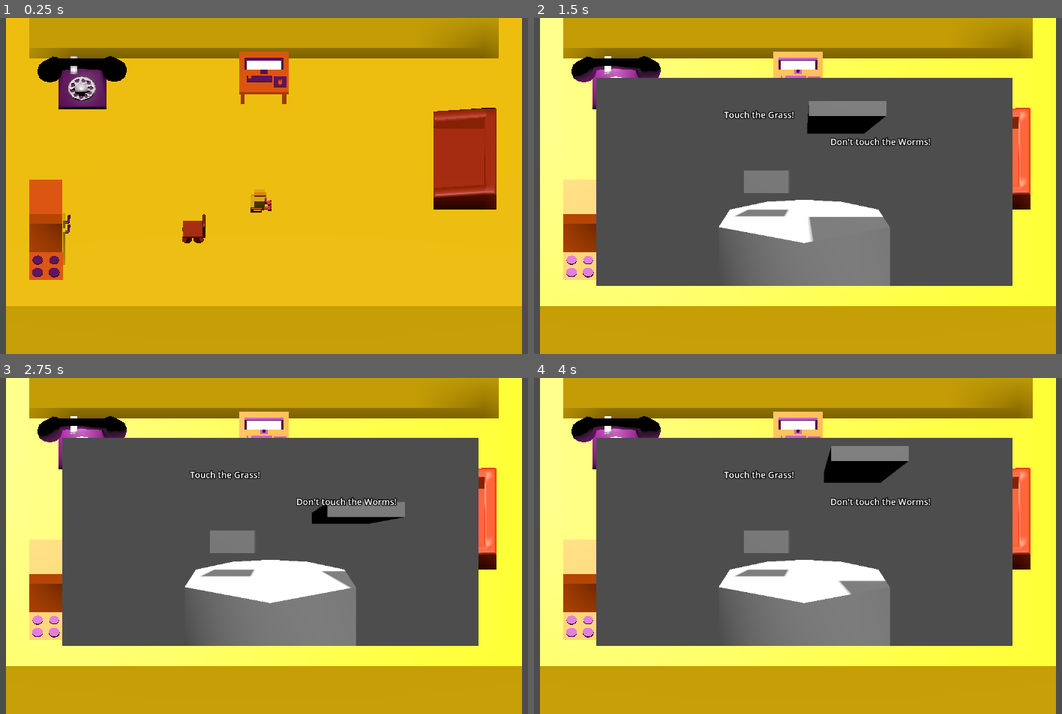
Above: before the commit, frames 1-4 (two rows, left to right).
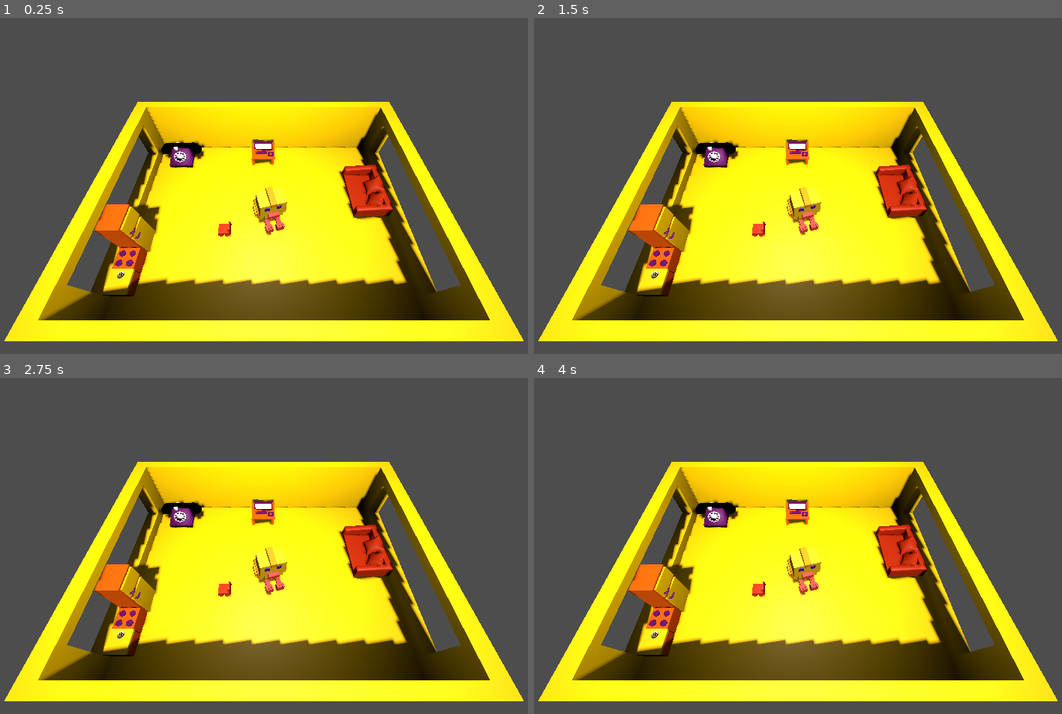
Above: after the commit, the same moments.

Repository: klaro115/MiniGameJam_July2025
Game: Godot game, scene res://RoomScene.tscn
Same seed, same stepped clock (60 frames per second), same inputs: the game is played once before the commit and once after it.
Inputs (mouse positions are in pixels of both pictures, inside the frame that each line leads up to):
- Up to frame 1 (0.25 s): no input
- Up to frame 2 (1.5 s): tap Enter at 0.5 s; move the mouse to (930, 169) at 0.52 s; hold Right (ui_right) 0.53-1.28 s; click (930, 169) at 0.67 s; move the mouse to (676, 202) at 1.27 s; hold Down (ui_down) from 1.28 s (still down)
- Up to frame 3 (2.75 s): move the mouse to (322, 472) at 2.02 s; release Down (ui_down) at 2.03 s; hold Right (ui_right) from 2.03 s (still down)
- Up to frame 4 (4 s): move the mouse to (766, 613) at 2.77 s; release Right (ui_right) at 2.78 s; hold Up (ui_up) 2.78-3.53 s; click (766, 613) at 2.92 s; move the mouse to (977, 596) at 3.52 s; hold Left (ui_left) from 3.53 s (still down)

The runs differ from the first frame. In frame 1, 95% of the frame differs, in the area x 0-100%, y 0-100%; in frame 2, 82%; in frame 3, 82%; in frame 4, 83%.

Commit message:
pillows and oranges

Diff:
--- a/RoomScene.tscn
+++ b/RoomScene.tscn
@@ -9,6 +9,9 @@
 [ext_resource type="PackedScene" uid="uid://dvx3nwqodku8m" path="res://computer.glb" id="7_rlay5"]
 [ext_resource type="PackedScene" uid="uid://km3fruu0wn1b" path="res://chair.glb" id="8_skcam"]
 [ext_resource type="PackedScene" uid="uid://1d7rinl24usx" path="res://duck.glb" id="9_x6bi2"]
+[ext_resource type="PackedScene" uid="uid://8sttfn2g4xna" path="res://pillows.glb" id="10_rlay5"]
+[ext_resource type="PackedScene" uid="uid://cqhtc5u2wsq3p" path="res://bowl.glb" id="11_skcam"]
+[ext_resource type="PackedScene" uid="uid://bkjaibrq1o6qc" path="res://oranges.glb" id="12_nqcf4"]
 
 [sub_resource type="SphereShape3D" id="SphereShape3D_8kvx8"]
 
@@ -20,12 +23,11 @@
 [node name="Room" type="Node3D"]
 
 [node name="Camera3D" type="Camera3D" parent="."]
-transform = Transform3D(1, 0, 0, 0, 0.578683, 0.815552, 0, -0.815552, 0.578683, -0.571614, 8.54345, 5.4967)
-projection = 1
+transform = Transform3D(1, 0, 0, 0, 0.578683, 0.815552, 0, -0.815552, 0.578683, -0.571614, 4.24816, 1.96781)
 size = 3.858
 
 [node name="DirectionalLight3D" type="DirectionalLight3D" parent="."]
-transform = Transform3D(1, 0, 0, 0, 0.540696, 0.841218, 0, -0.841218, 0.540696, 0, 0, 0)
+transform = Transform3D(0.98926, -0.12296, 0.0790332, -2.75568e-09, 0.540696, 0.841218, -0.146169, -0.832183, 0.534889, 0, 0, 0)
 shadow_enabled = true
 
 [node name="SubViewportContainer" type="SubViewportContainer" parent="."]
@@ -71,6 +73,12 @@
 transform = Transform3D(1.5, 0, 0, 0, 1.5, 0, 0, 0, 1.5, 2.2311, 0.0651954, -0.449382)
 shape = SubResource("ConcavePolygonShape3D_brty6")
 
+[node name="pillows" parent="Node3D/couch" instance=ExtResource("10_rlay5")]
+transform = Transform3D(0.252662, -0.263667, -0.163224, 0.288806, 0.276751, 0, 0.112931, -0.11785, 0.365182, 23.7798, 1.92921, -1.30276)
+
+[node name="pillows2" parent="Node3D/couch" instance=ExtResource("10_rlay5")]
+transform = Transform3D(0.276419, -0.288459, 0.0195887, 0.288806, 0.276751, -1.28826e-08, -0.013553, 0.0141433, 0.39952, 24.3813, 2.06885, -4.90242)
+
 [node name="computer" parent="Node3D" instance=ExtResource("7_rlay5")]
 
 [node name="StaticBody3D" type="StaticBody3D" parent="Node3D/computer"]
@@ -85,4 +93,52 @@
 [node name="chair" parent="Node3D" instance=ExtResource("8_skcam")]
 
 [node name="duck" parent="Node3D" instance=ExtResource("9_x6bi2")]
-transform = Transform3D(1, 0, 0, 0, 1, 0, 0, 0, 1, 0, 1.09703, 0)
+transform = Transform3D(0.742773, 0, -2.90659, 0, 3, 0, 2.90659, 0, 0.742773, 1.86826, 6.10348, 2.151)
+
+[node name="bowl" parent="Node3D" instance=ExtResource("11_skcam")]
+transform = Transform3D(2, 0, 0, 0, 2, 0, 0, 0, 2, -24.6894, 2.28725, 13.5332)
+
+[node name="oranges" parent="Node3D/bowl" instance=ExtResource("12_nqcf4")]
+transform = Transform3D(1, 0, 0, 0, 1, 0, 0, 0, 1, 0, -0.337965, 0)
+
+[node name="oranges2" parent="Node3D/bowl" instance=ExtResource("12_nqcf4")]
+transform = Transform3D(1, 0, 0, 0, 1, 0, 0, 0, 1, -0.148449, -0.337965, 0)
+
+[node name="oranges3" parent="Node3D/bowl" instance=ExtResource("12_nqcf4")]
+transform = Transform3D(1, 0, 0, 0, 0.997343, -0.0728552, 0, 0.0728552, 0.997343, -0.0874834, -0.337965, -0.148144)
+
+[node name="oranges4" parent="Node3D/bowl" instance=ExtResource("12_nqcf4")]
+transform = Transform3D(1, 0, 0, 0, 1, 0, 0, 0, 1, 0, -0.337965, 0.0949492)
+
+[node name="oranges5" parent="Node3D/bowl" instance=ExtResource("12_nqcf4")]
+transform = Transform3D(1, 0, 0, 0, 1, 0, 0, 0, 1, 0.0832367, -0.318077, -0.0594673)
+
+[node name="oranges6" parent="Node3D/bowl" instance=ExtResource("12_nqcf4")]
+transform = Transform3D(1, 0, 0, 0, 1, 0, 0, 0, 1, -0.131339, -0.337965, 0.116744)
+
+[node name="oranges7" parent="Node3D/bowl" instance=ExtResource("12_nqcf4")]
+transform = Transform3D(1, 0, 0, 0, 1, 0, 0, 0, 1, 0.110168, -0.320009, 0.0309815)
+
+[node name="oranges8" parent="Node3D/bowl" instance=ExtResource("12_nqcf4")]
+transform = Transform3D(1, 0, 0, 0, 1, 0, 0, 0, 1, 0, -0.201627, 0)
+
+[node name="oranges9" parent="Node3D/bowl" instance=ExtResource("12_nqcf4")]
+transform = Transform3D(1, 0, 0, 0, 1, 0, 0, 0, 1, -0.146179, -0.337965, -0.120224)
+
+[node name="oranges10" parent="Node3D/bowl" instance=ExtResource("12_nqcf4")]
+transform = Transform3D(1, 0, 0, 0, 1, 0, 0, 0, 1, -0.132619, -0.225885, 0.0450573)
+
+[node name="oranges11" parent="Node3D/bowl" instance=ExtResource("12_nqcf4")]
+transform = Transform3D(1, 0, 0, 0, 1, 0, 0, 0, 1, 0, -0.248921, -0.123849)
+
+[node name="oranges12" parent="Node3D/bowl" instance=ExtResource("12_nqcf4")]
+transform = Transform3D(1, 0, 0, 0, 1, 0, 0, 0, 1, -0.0918932, -0.242225, -0.164732)
+
+[node name="oranges13" parent="Node3D/bowl" instance=ExtResource("12_nqcf4")]
+transform = Transform3D(1, 0, 0, 0, 1, 0, 0, 0, 1, -0.196563, -0.254975, -0.0660691)
+
+[node name="oranges14" parent="Node3D/bowl" instance=ExtResource("12_nqcf4")]
+transform = Transform3D(1, 0, 0, 0, 1, 0, 0, 0, 1, 0.104061, -0.206611, -0.0772672)
+
+[node name="OmniLight3D" type="OmniLight3D" parent="."]
+transform = Transform3D(1, 0, 0, 0, 1, 0, 0, 0, 1, -0.643817, 3.18979, -0.0975037)
Not shown: 1 places in RoomScene.tscn that only renumber resources
Binary file added: bowl.glb
Not shown, added: bowl.glb.import
Binary file added: oranges.glb
Not shown, added: oranges.glb.import
Binary file added: pillows.glb
Not shown, added: pillows.glb.import
